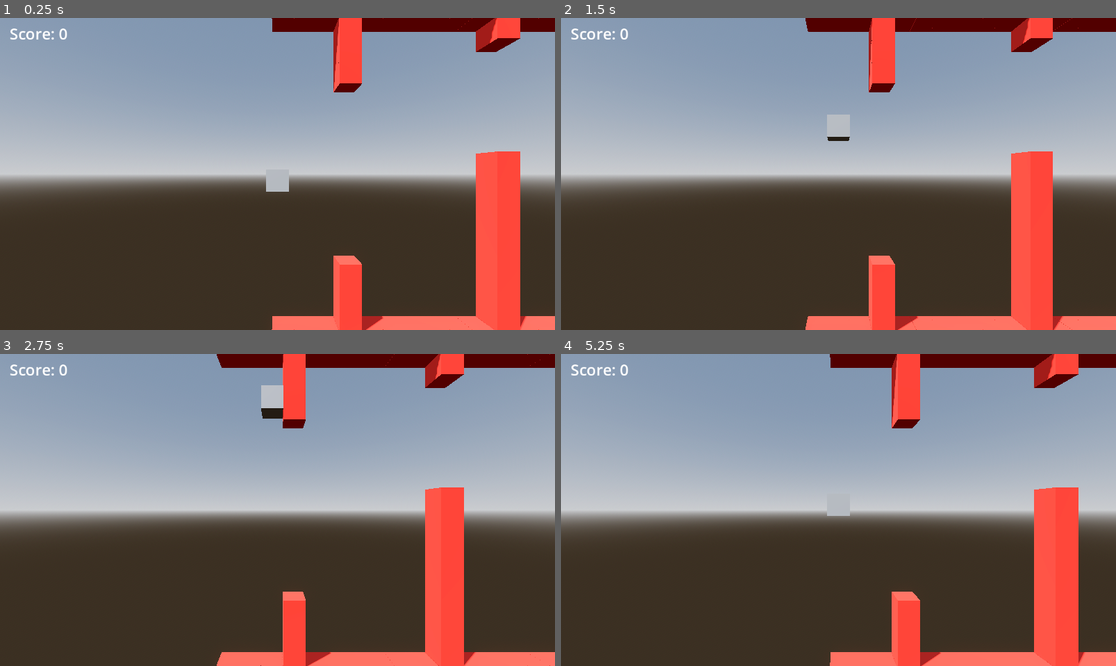
Above: before the commit, frames 1-4 (two rows, left to right).
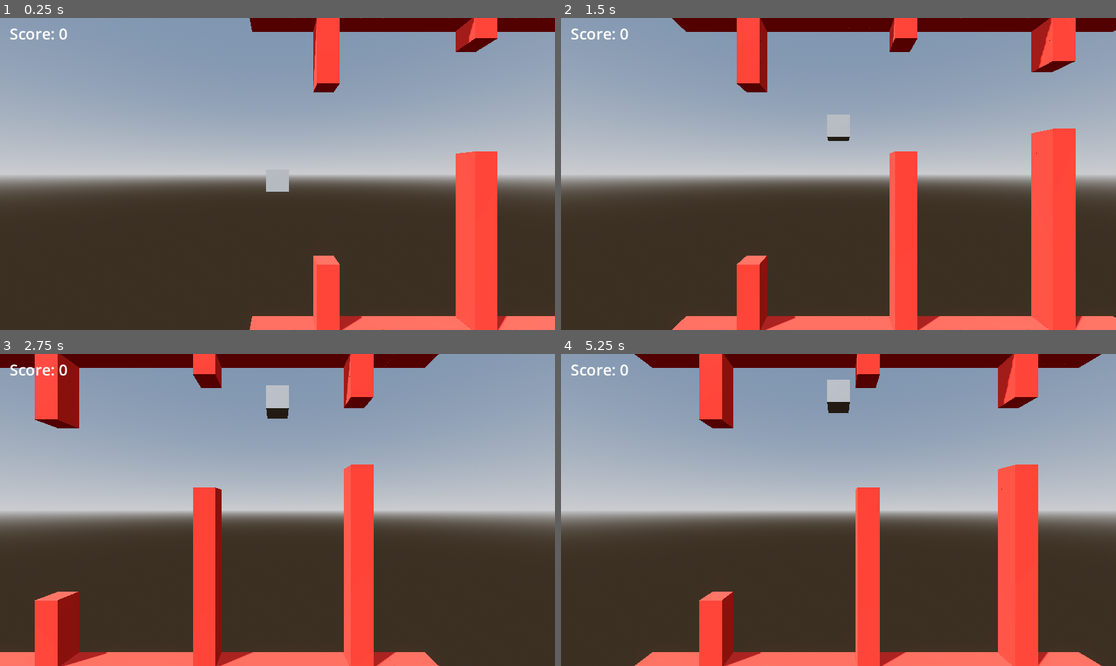
Above: after the commit, the same moments.

Repository: Trouperton/Floppy-Disk-Godot
Game: Godot game, scene res://scenes/Test_Level.tscn
The game is run twice, just before and just after one commit, with the same random seed, the same clock (stepped at 60 frames per second) and the same inputs. The project has no main scene, so this scene is started directly.
Inputs:
- Up to frame 1 (0.25 s): no input
- Up to frame 2 (1.5 s): tap Enter (ui_accept) at 0.5, 0.6, 0.77, 1.07, 1.35 s
- Up to frame 3 (2.75 s): tap Enter (ui_accept) at 1.52, 1.82, 2.1 s
- Up to frame 4 (5.25 s): tap Enter (ui_accept) at 2.85, 3.02, 3.32, 3.6, 3.77, 4.07, 4.35, 4.52, 4.82, 5.1 s

The runs differ from the first frame. In frame 1, 10% of the frame differs, in the area x 44-95%, y 0-100%; in frame 2, 16%; in frame 3, 22%, in the area x 0-100%, y 0-100%; in frame 4, 22%.

Commit message:
Added exposed variables to the character controller and the terrain manager.
Now the base move speed of the terrain can be adjusted and the jump velocity of the player can be adjusted within the inspector.

Diff:
--- a/code/scripts/CharacterController.gd
+++ b/code/scripts/CharacterController.gd
@@ -1,6 +1,6 @@
 extends CharacterBody3D
 
-const JUMP_VELOCITY = 4.5
+@export var jump_velocity = 4.5
 
 func _physics_process(delta: float) -> void:
 	if get_slide_collision_count() > 0:
@@ -15,6 +15,6 @@
 
 	# Handle jump.
 	if Input.is_action_just_pressed("ui_accept"):
-		velocity.y = JUMP_VELOCITY
+		velocity.y = jump_velocity
 
 	move_and_slide()
--- a/code/scripts/TerrainSegmentManager.gd
+++ b/code/scripts/TerrainSegmentManager.gd
@@ -1,5 +1,6 @@
 extends Node3D
 
+@export var base_terrain_speed = 1.0
 var terrain_segments
 
 const DEBUG_IDENTIFIER = "[TerrainSegmentManager.gd]"
@@ -13,8 +14,7 @@
 # Called every frame. 'delta' is the elapsed time since the previous frame.
 func _process(delta: float) -> void:
 	for segment in terrain_segments:
-		segment.position.x -= 1 * delta
-	pass
+		segment.position.x -= base_terrain_speed * delta
 
 func find_segments():
 	terrain_segments = get_children()
--- a/scenes/Test_Level.tscn
+++ b/scenes/Test_Level.tscn
@@ -1,5 +1,6 @@
 [gd_scene format=3 uid="uid://dltqfqq4a1akj"]
 
+[ext_resource type="Script" uid="uid://cd2tsr15o44is" path="res://scenes/LevelManager.gd" id="1_5slh6"]
 [ext_resource type="Script" uid="uid://bb0c4wvxjg78l" path="res://code/scripts/TerrainSegmentManager.gd" id="1_wkt5j"]
 [ext_resource type="PackedScene" uid="uid://b12h8njnd3dna" path="res://scenes/terrain_segments/TerrainSegment.tscn" id="2_wkt5j"]
 [ext_resource type="PackedScene" uid="uid://1wbg62mj1x38" path="res://scenes/terrain_segments/TerrainSegment_High.tscn" id="3_5slh6"]
@@ -24,6 +25,7 @@
 [sub_resource type="SphereShape3D" id="SphereShape3D_2v7ry"]
 
 [node name="Node3D" type="Node3D" unique_id=1983202797]
+script = ExtResource("1_5slh6")
 
 [node name="DirectionalLight3D" type="DirectionalLight3D" parent="." unique_id=1276924402]
 transform = Transform3D(0.5446391, 0.72631, -0.41933522, 0, 0.49999997, 0.86602545, 0.8386705, -0.47167134, 0.27231953, 0, 0, 0)
@@ -34,6 +36,7 @@
 
 [node name="SegmentManager" type="Node3D" parent="." unique_id=260624578]
 script = ExtResource("1_wkt5j")
+base_terrain_speed = 5.0
 
 [node name="TerrainSegment" parent="SegmentManager" unique_id=468532464 instance=ExtResource("2_wkt5j")]
 
